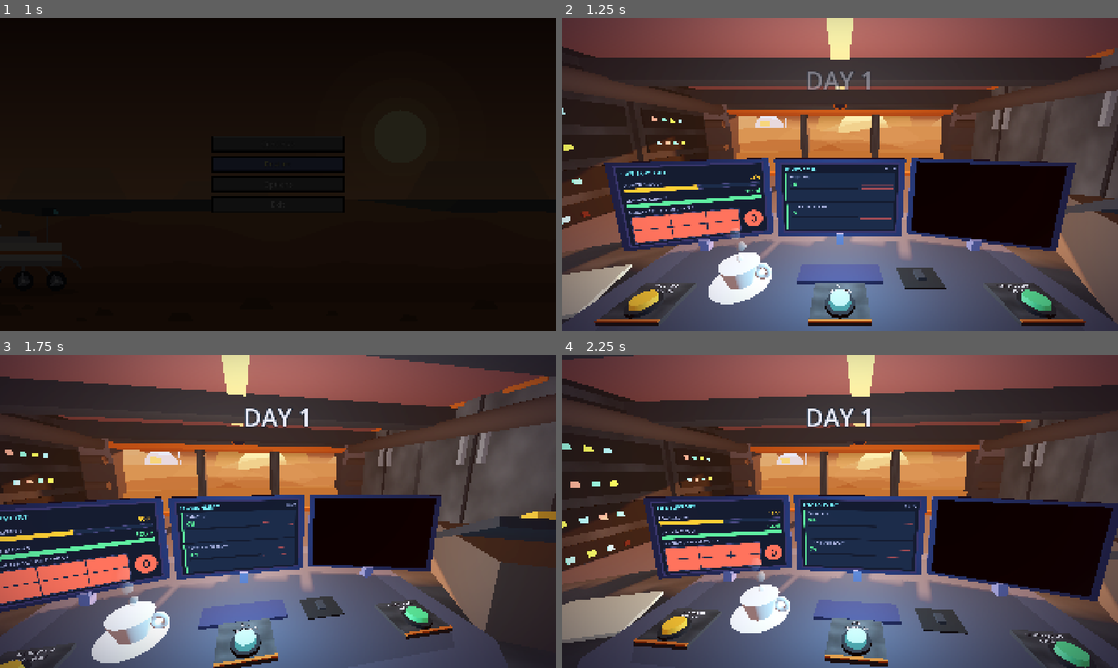
Above: before the commit, frames 1-4 (two rows, left to right).
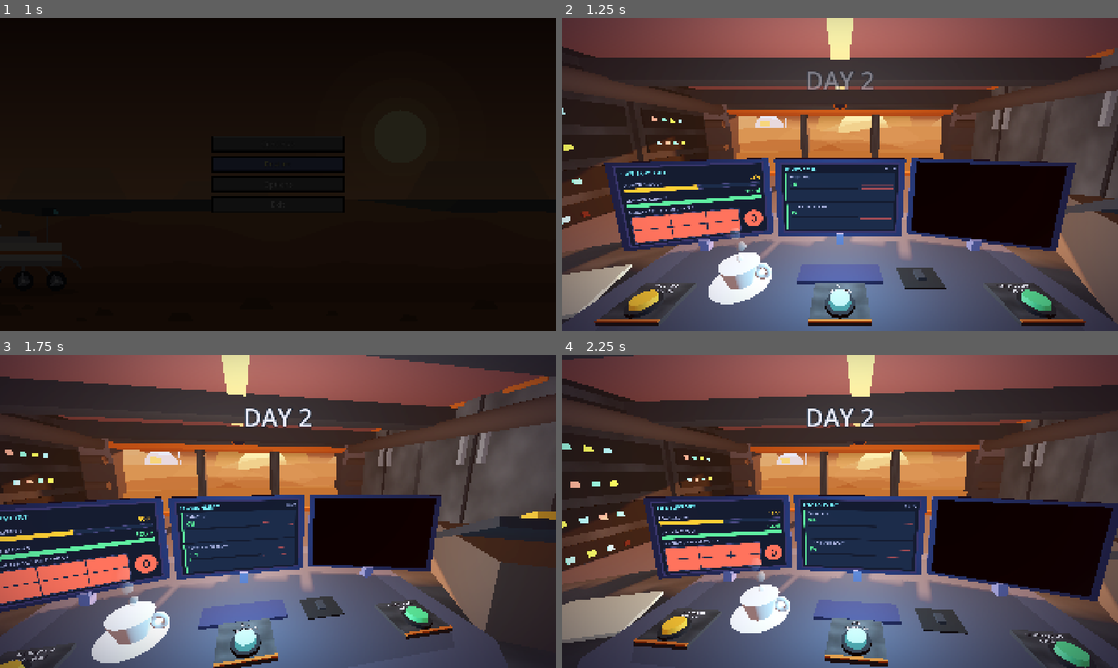
Above: after the commit, the same moments.

Repository: PolarLordStar/junior-astruonaut-mission-trainer
Game: Godot game, scene res://main_menu.tscn
The game is run twice, just before and just after one commit, with the same random seed, the same clock (stepped at 60 frames per second) and the same inputs.
Inputs (mouse positions are in pixels of both pictures, inside the frame that each line leads up to):
- Up to frame 1 (1 s): click "Restart" at 0.5 s
- Up to frame 2 (1.25 s): no input
- Up to frame 3 (1.75 s): move the mouse to (400, 495) at 1.27 s; click (400, 495) at 1.42 s
- Up to frame 4 (2.25 s): move the mouse to (728, 527) at 2.02 s; click (728, 527) at 2.17 s

Frame 1 is identical in both runs. In frame 2, less than 0.1% of the frame differs, in the area x 41-56%, y 17-63%; in frame 3, less than 0.1%, in the area x 34-56%, y 17-66%; in frame 4, less than 0.1%.

Commit message:
fixed api

Diff:
--- a/main/game/components/components.gd
+++ b/main/game/components/components.gd
@@ -2,11 +2,11 @@
 var preset_values = preload("res://main/libraries/preset_values.gd").new()
 
 # Variables for bars and stuff
-var Radiation = 0
-var Power = 0
-var Oxygen = 0
-var ToxicPerch = 0
-var SolarPanels = 0
+var Radiation: int = 0
+var Power: int = 0
+var Oxygen: int = 0
+var ToxicPerch: int = 0
+var SolarPanels: int = 0
 
 # Events
 var events_for_today = {} # {event : severity}
@@ -14,9 +14,12 @@
 var events_occurring = {} # {event : severity} : time until it ends
 
 # User actions
-var RadiationShielding = false
-var CoverSolarPan = false
-var AirFiltering = false
+var RadiationShieldingEnabled = false
+var CoverSolarPanEnabled = false
+var AirFilteringEnabled = false
+var RadiationShieldingUsing = false
+var CoverSolarPanUsing = false
+var AirFilteringUsing = false
 
 # Variables which check stuff
 var PowerEnabled = false
@@ -29,7 +32,7 @@
 var FastStormsEnabled = false
 
 
-func decide_events(date, day_number: int) -> void:
+func decide_events(date) -> void:
 	# Deciding Events for Today
 	if RadiationEnabled:
 		for event in date["events"]:
--- a/main/game/game.gd
+++ b/main/game/game.gd
@@ -9,14 +9,25 @@
 var date
 
 func setup() -> void:
-	# Resetting Components
-	update_components()
+	# Resetting Values
+	player_script.health = preset_values.MAX_HEALTH
+	components_script.Radiation = preset_values.RADIATION
+	components_script.Power = preset_values.POWER
+	components_script.Oxygen = preset_values.OXYGEN
+	components_script.ToxicPerch = preset_values.TOXIC_PERCH
+	components_script.SolarPanels = preset_values.SOLAR_PANELS
+
+	day_number += 1
+	date = await DonkiService.fetch_random_day()
+
+	# Enabling Day-Dependent Components
+	update_day_by_day_components()
 
 	# Events
 	components_script.events_for_today = {}
 	components_script.events_to_occur = {}
 	components_script.events_occurring = {}
-	components_script.decide_events(date, day_number)
+	components_script.decide_events(date)
 	start_event_timers()
 
 	# Other
@@ -92,19 +103,7 @@
 
 
 # COMPONENTS
-func update_components() -> void:
-	player_script.health = preset_values.MAX_HEALTH
-	components_script.Radiation = preset_values.RADIATION
-	components_script.Power = preset_values.POWER
-	components_script.Oxygen = preset_values.OXYGEN
-	components_script.ToxicPerch = preset_values.TOXIC_PERCH
-	components_script.SolarPanels = preset_values.SOLAR_PANELS
-
-	# Resetting Values
-	day_number += 1
-	date = await DonkiService.fetch_random_day()
-
-	# Enabling Day-Dependent Components
+func update_day_by_day_components() -> void:
 	match day_number:
 		1:
 			components_script.PowerEnabled = true
@@ -116,9 +115,9 @@
 			components_script.SlowStormsEnabled = false
 			components_script.FastStormsEnabled = false
 
-			components_script.RadiationShielding = true
-			components_script.AirFiltering = false
-			components_script.CoverSolarPan = false
+			components_script.RadiationShieldingEnabled = true
+			components_script.AirFilteringEnabled = false
+			components_script.CoverSolarPanEnabled = false
 
 		2:
 			components_script.PowerEnabled = true
@@ -130,9 +129,9 @@
 			components_script.SlowStormsEnabled = false
 			components_script.FastStormsEnabled = false
 
-			components_script.RadiationShielding = true
-			components_script.AirFiltering = true
-			components_script.CoverSolarPan = false
+			components_script.RadiationShieldingEnabled = true
+			components_script.AirFilteringEnabled = true
+			components_script.CoverSolarPanEnabled = false
 
 		3:
 			components_script.PowerEnabled = true
@@ -144,9 +143,9 @@
 			components_script.SlowStormsEnabled = true
 			components_script.FastStormsEnabled = true
 
-			components_script.RadiationShielding = true
-			components_script.AirFiltering = true
-			components_script.CoverSolarPan = true
+			components_script.RadiationShieldingEnabled = true
+			components_script.AirFilteringEnabled = true
+			components_script.CoverSolarPanEnabled = true
 
 		4:
 			components_script.PowerEnabled = true
@@ -158,9 +157,9 @@
 			components_script.SlowStormsEnabled = true
 			components_script.FastStormsEnabled = true
 
-			components_script.RadiationShielding = true
-			components_script.AirFiltering = true
-			components_script.CoverSolarPan = true
+			components_script.RadiationShieldingEnabled = true
+			components_script.AirFilteringEnabled = true
+			components_script.CoverSolarPanEnabled = true
 
 		5:
 			components_script.PowerEnabled = true
@@ -172,9 +171,9 @@
 			components_script.SlowStormsEnabled = true
 			components_script.FastStormsEnabled = true
 
-			components_script.RadiationShielding = true
-			components_script.AirFiltering = true
-			components_script.CoverSolarPan = true
+			components_script.RadiationShieldingEnabled = true
+			components_script.AirFilteringEnabled = true
+			components_script.CoverSolarPanEnabled = true
 
 func _updating_tick() -> void:
 	components_script.tick_update()
--- a/main/game/game.tscn
+++ b/main/game/game.tscn
@@ -10,6 +10,7 @@
 [node name="Timers" type="Node" parent="." unique_id=956759653]
 
 [node name="DayTimer" type="Timer" parent="Timers" unique_id=1035871489]
+wait_time = 500.0
 one_shot = true
 
 [node name="TickUpdateTimer" type="Timer" parent="Timers" unique_id=1591023496]
--- a/scripts/save_manager.gd
+++ b/scripts/save_manager.gd
@@ -23,7 +23,7 @@
 const SECTION := "progress"
 
 ## The day a brand-new game (no save file) starts on.
-const DEFAULT_DAY := 0
+const DEFAULT_DAY := 1
 
 ## Turn off to only SAVE the day without ever loading it back into the game.
 const RESTORE_ON_LOAD := true
